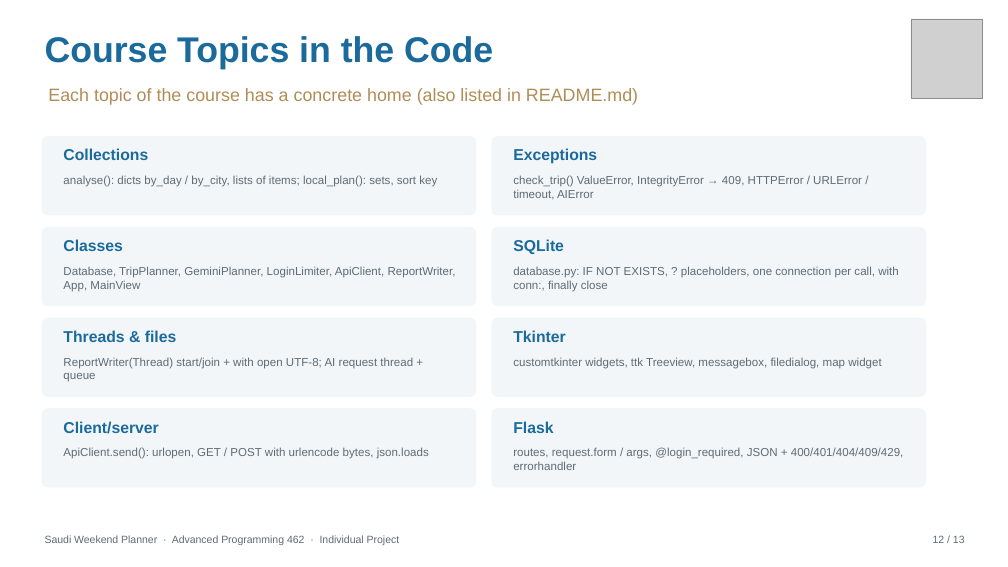
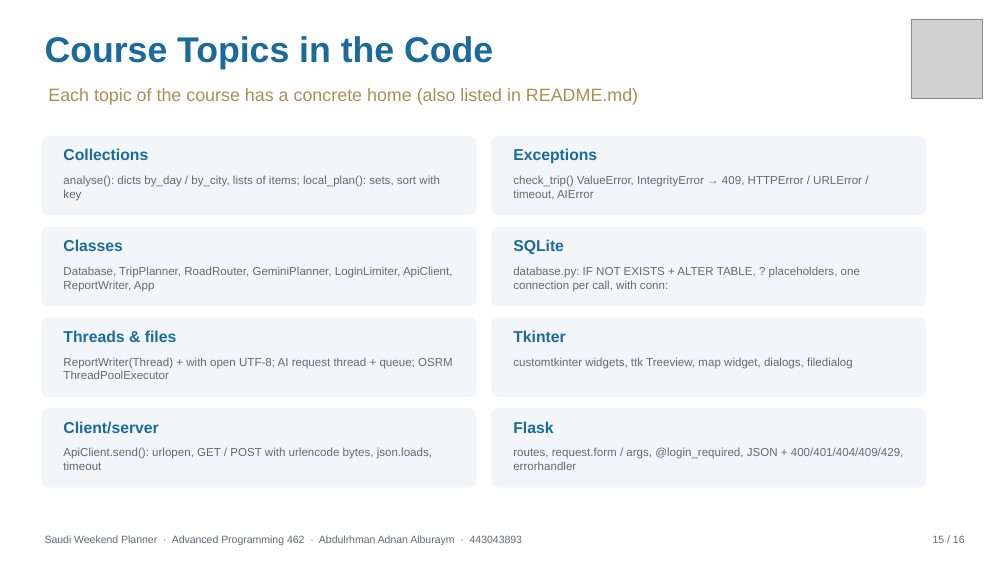
Before and after one commit to abdulrhmanalbream/saudi-weekend-plans, a slide deck: slide 15 of docs/Saudi_Weekend_Planner_Presentation.pptx (slide 12 before the commit). Drawn at 1008x567 pixels with LibreOffice and Linux fonts; fonts in the diff are those of the drawing; grey boxes stand for pictures. Boxes give left, top, right and bottom in pixels: in the first picture for what was removed or moved away, otherwise in the second. Text is boxed around its words. In the diff, an @@ line names an element or a change of style, - is before the commit and + after.

Commit message:
Update README, presentation, report and screenshots for the final version

```diff
--- a/docs/Saudi_Weekend_Planner_Presentation.pptx
+++ b/docs/Saudi_Weekend_Planner_Presentation.pptx
@@ text at [63,175,440,201]: text changed @@
-analyse(): dicts by_day / by_city, lists of items; local_plan(): sets, sort key
+analyse(): dicts by_day / by_city, lists of items; local_plan(): sets, sort with key
@@ text at [63,266,452,292]: text changed @@
-Database, TripPlanner, GeminiPlanner, LoginLimiter, ApiClient, ReportWriter, App, MainView
+Database, TripPlanner, RoadRouter, GeminiPlanner, LoginLimiter, ApiClient, ReportWriter, App
@@ text at [513,266,860,292]: text changed @@
-database.py: IF NOT EXISTS, ? placeholders, one connection per call, with conn:, finally close
+database.py: IF NOT EXISTS + ALTER TABLE, ? placeholders, one connection per call, with conn:
@@ text at [63,357,453,379]: text changed @@
-ReportWriter(Thread) start/join + with open UTF-8; AI request thread + queue
+ReportWriter(Thread) + with open UTF-8; AI request thread + queue; OSRM ThreadPoolExecutor
@@ text at [513,357,853,369]: text changed @@
-customtkinter widgets, ttk Treeview, messagebox, filedialog, map widget
+customtkinter widgets, ttk Treeview, map widget, dialogs, filedialog
@@ text at [63,447,432,470]: text changed @@
-ApiClient.send(): urlopen, GET / POST with urlencode bytes, json.loads
+ApiClient.send(): urlopen, GET / POST with urlencode bytes, json.loads, timeout
@@ text at [45,535,522,545]: text changed @@
-Saudi Weekend Planner · Advanced Programming 462 · Individual Project
+Saudi Weekend Planner · Advanced Programming 462 · Abdulrhman Adnan Alburaym · 443043893
@@ text at [933,535,965,543]: text changed @@
-12 / 13
+15 / 16
```
Also in this commit, not shown: 9 other slides changed, 6 slides added, 3 slides removed, 17 other files.
